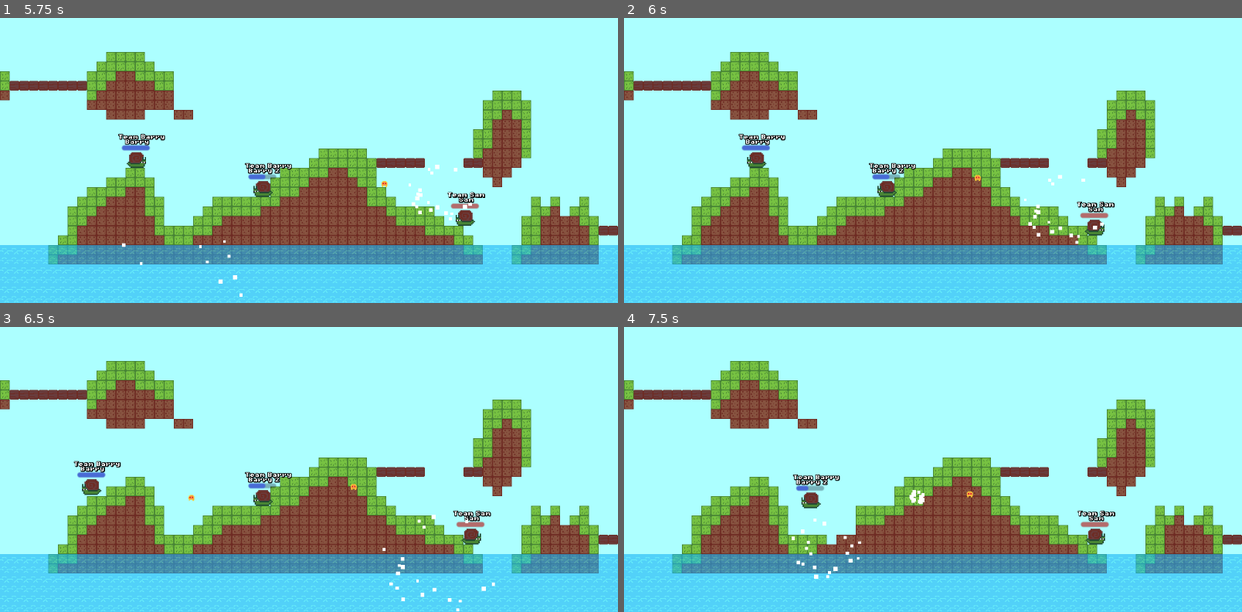
Above: before the commit, frames 1-4 (two rows, left to right).
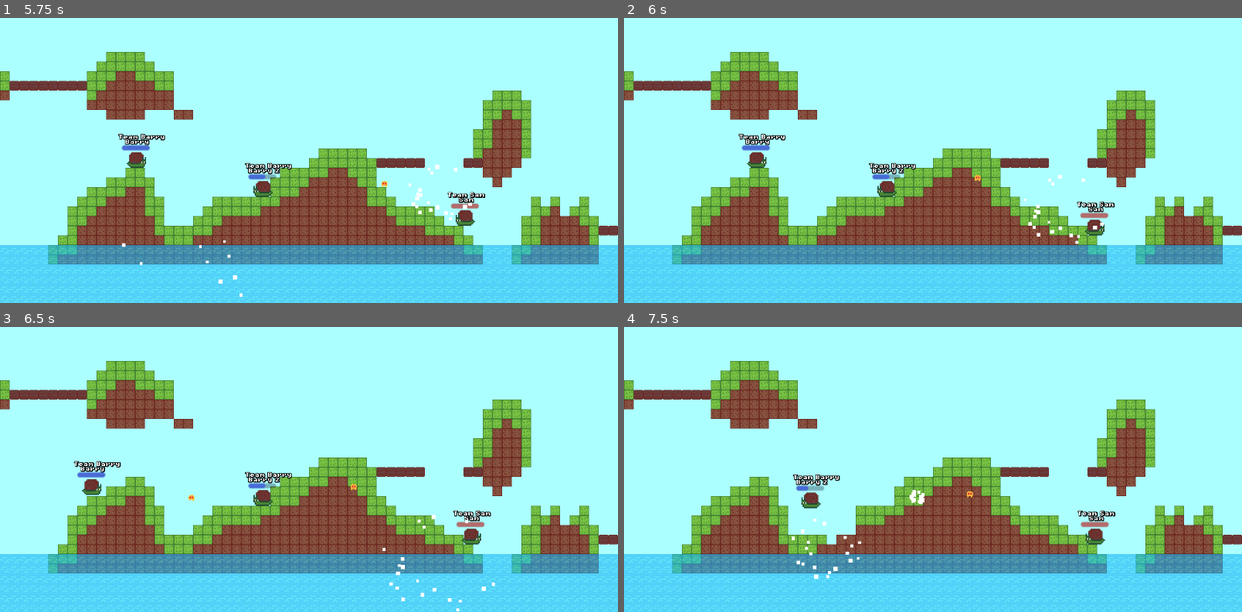
Above: after the commit, the same moments.

Repository: codingbanana21/Snail-Wars
Game: Godot game, scene res://scenes/game.tscn
Two runs of this game, one before a commit and one after it. Both use one fixed random seed, a clock stepped at 60 frames per second and the inputs below.
Inputs (mouse positions are in pixels of both pictures, inside the frame that each line leads up to):
- Up to frame 1 (5.75 s): tap Enter (skip) at 0.5 s; move the mouse to (339, 146) at 0.52 s; press the mouse at (339, 146) at 0.53 s; hold D (right) 0.53-2.03 s; tap W (jump) at 0.77, 1.52, 3.02, 3.77, 4.52 s; tap Space at 1.25 s; move the mouse to (278, 149) at 1.27 s; release the mouse at (278, 149) at 1.28 s; click (278, 149) at 1.35 s; move the mouse to (321, 143) at 2.02 s; press the mouse at (321, 143) at 2.03 s; hold A (left) 2.03-2.78 s; tap 1 (weapon_1) at 2.1 s; move the mouse to (302, 154) at 2.77 s; release the mouse at (302, 154) at 2.78 s; hold D (right) 2.78-4.28 s; tap 2 (weapon_2) at 2.85 s; click (302, 154) at 3.05 s; move the mouse to (352, 151) at 3.52 s; press the mouse at (352, 151) at 3.53 s; tap 3 (weapon_3) at 3.6 s; move the mouse to (259, 143) at 4.27 s; release the mouse at (259, 143) at 4.28 s; hold A (left) 4.28-5.03 s; click (259, 143) at 4.35 s; move the mouse to (315, 149) at 5.02 s; press the mouse at (315, 149) at 5.03 s; hold D (right) from 5.03 s (still down)
- Up to frame 2 (6 s): move the mouse to (908, 143) at 5.77 s; release D (right) at 5.78 s; release the mouse at (908, 143) at 5.78 s; hold A (left) from 5.78 s (still down); tap 1 (weapon_1) at 5.85 s
- Up to frame 3 (6.5 s): keep holding A (left); tap W (jump) at 6.02 s; click (284, 452) at 6.05 s
- Up to frame 4 (7.5 s): move the mouse to (963, 455) at 6.52 s; press the mouse at (963, 455) at 6.53 s; tap 2 (weapon_2) at 6.6 s; tap W (jump) at 6.77 s; move the mouse to (902, 458) at 7.27 s; release A (left) at 7.28 s; release the mouse at (902, 458) at 7.28 s; hold D (right) from 7.28 s (still down); tap 3 (weapon_3) at 7.35 s

Frame 1 is identical in both runs. In frame 2, less than 0.1% of the frame differs, in the area x 19-24%, y 47-53%; in frame 3, less than 0.1%, in the area x 13-17%, y 54-60%; in frame 4, less than 0.1%.

Commit message:
Mouse fix

Diff:
--- a/scripts/Globals.gd
+++ b/scripts/Globals.gd
@@ -7,4 +7,3 @@
 func _input(event: InputEvent) -> void:
 	if event is InputEventMouseMotion:
 		mouse_position += event.relative
-		#print(mouse_position)
--- a/scripts/player.gd
+++ b/scripts/player.gd
@@ -56,12 +56,13 @@
 			if Input.is_action_just_pressed("weapon_3"):
 				weapon = 3
 
+			if global_position > Globals.mouse_position:
+				snail.flip_h = true
+			else:
+				snail.flip_h = false
+
 			if Input.is_action_pressed("click"):
 				projectile_speed += 700.0 * delta
-				if global_position > Globals.mouse_position:
-					snail.flip_h = true
-				else:
-					snail.flip_h = false
 
 			if (Input.is_action_just_released("click") or projectile_speed >= 1000) and next_player_timer.is_stopped():
 				var projectile: Projectile
